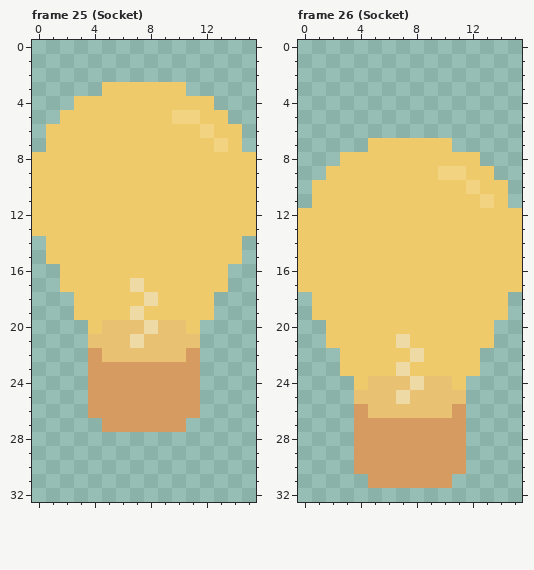
Edited in one commit: pixel-art file (Games/Curdle-Dec2021/Assets/on.aseprite). The picture above is the old version.
16x33 pixels, 26 frames. Shown: frame 25 (Socket), frame 26 (Socket). The commit also changed other frames, which this record leaves out.
The result:
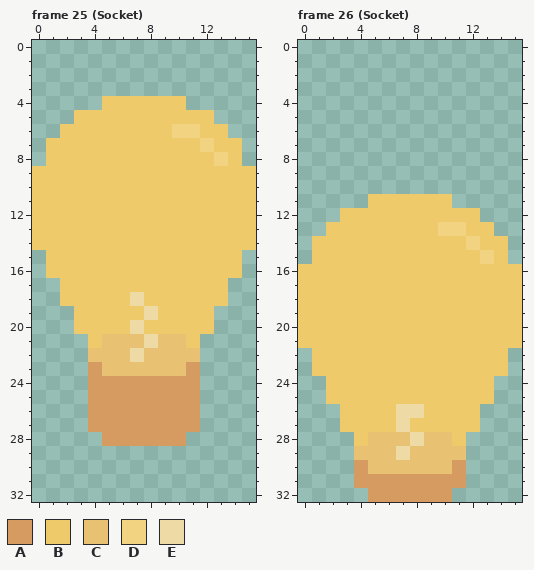
Palette (. is transparent): A #d69b60  B #eeca6a  C #e8c172  D #f1d382  E #eedaa4
The exact change:
Frame 25 (Socket), layers "Shading", "Body":
y 3: x 5..10 BBBBBB -> ......
y 4: x 3..4 BB -> ..; x 11..12 BB -> ..
y 5: x 2 B -> .; x 10..11 DD -> BB; x 13 B -> .
y 6: x 1 B -> .; x 10..12 BBD -> DDB; x 14 B -> .
y 7: x 12..13 BD -> DB
y 8: x 0 B -> .; x 13 B -> D; x 15 B -> .
y 14: x 0 . -> B; x 15 . -> B
y 16: x 1 . -> B; x 14 . -> B
y 17: x 7 E -> B
y 18: x 2 . -> B; x 7..8 BE -> EB; x 13 . -> B
y 19: x 7..8 EB -> BE
y 20: x 3 . -> B; x 5..10 CCCECC -> BBEBBB; x 12 . -> B
y 21: x 4 C -> B; x 7..8 EC -> CE; x 11 C -> B
y 22: x 4 A -> C; x 7 C -> E; x 11 A -> C
y 23: x 5..10 AAAAAA -> CCCCCC
y 27: x 4 . -> A; x 11 . -> A
y 28: x 5..10 ...... -> AAAAAA
Frame 26 (Socket), layers "Shading", "Body":
y 7: x 5..10 BBBBBB -> ......
y 8: x 3..12 BBBBBBBBBB -> ..........
y 9: x 2..13 BBBBBBBBDDBB -> ............
y 10: x 1..14 BBBBBBBBBBBDBB -> ..............
y 11: x 1..4 BBBB -> ....; x 11..14 BBDB -> ....
y 12: x 0..2 BBB -> ...; x 13..15 BBB -> ...
y 13: x 0..1 BB -> ..; x 10..11 BB -> DD; x 14..15 BB -> ..
y 14: x 0 B -> .; x 12 B -> D; x 15 B -> .
y 15: x 0 B -> .; x 13 B -> D; x 15 B -> .
y 18..19: x 0 . -> B; x 15 . -> B
y 20: x 0..1 .. -> BB; x 14..15 .. -> BB
y 21: x 0..1 .. -> BB; x 7 E -> B; x 14..15 .. -> BB
y 22: x 1..2 .. -> BB; x 8 E -> B; x 13..14 .. -> BB
y 23: x 1..2 .. -> BB; x 7 E -> B; x 13..14 .. -> BB
y 24: x 2..3 .. -> BB; x 5..10 CCCECC -> BBBBBB; x 12..13 .. -> BB
y 25: x 2..13 ..CCCECCCC.. -> BBBBBBBBBBBB
y 26: x 3..12 .ACCCCCCA. -> BBBBEEBBBB
y 27: x 3..12 .AAAAAAAA. -> BBBBEBBBBB
y 28: x 4..11 AAAAAAAA -> BCCCECCB
y 29: x 4..11 AAAAAAAA -> CCCECCCC
y 30: x 5..10 AAAAAA -> CCCCCC
y 31: x 4 . -> A; x 11 . -> A
y 32: x 5..10 ...... -> AAAAAA
